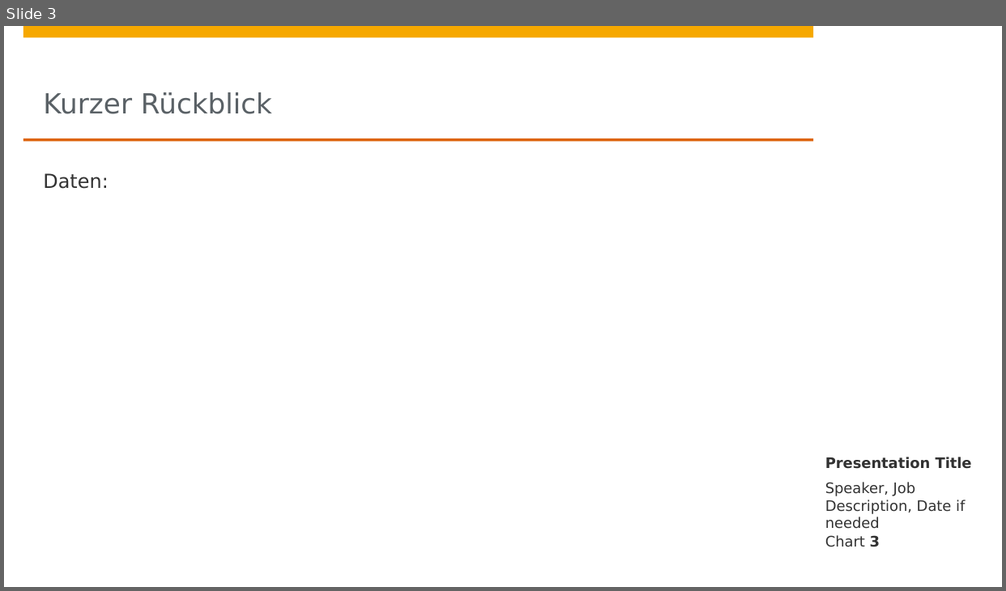
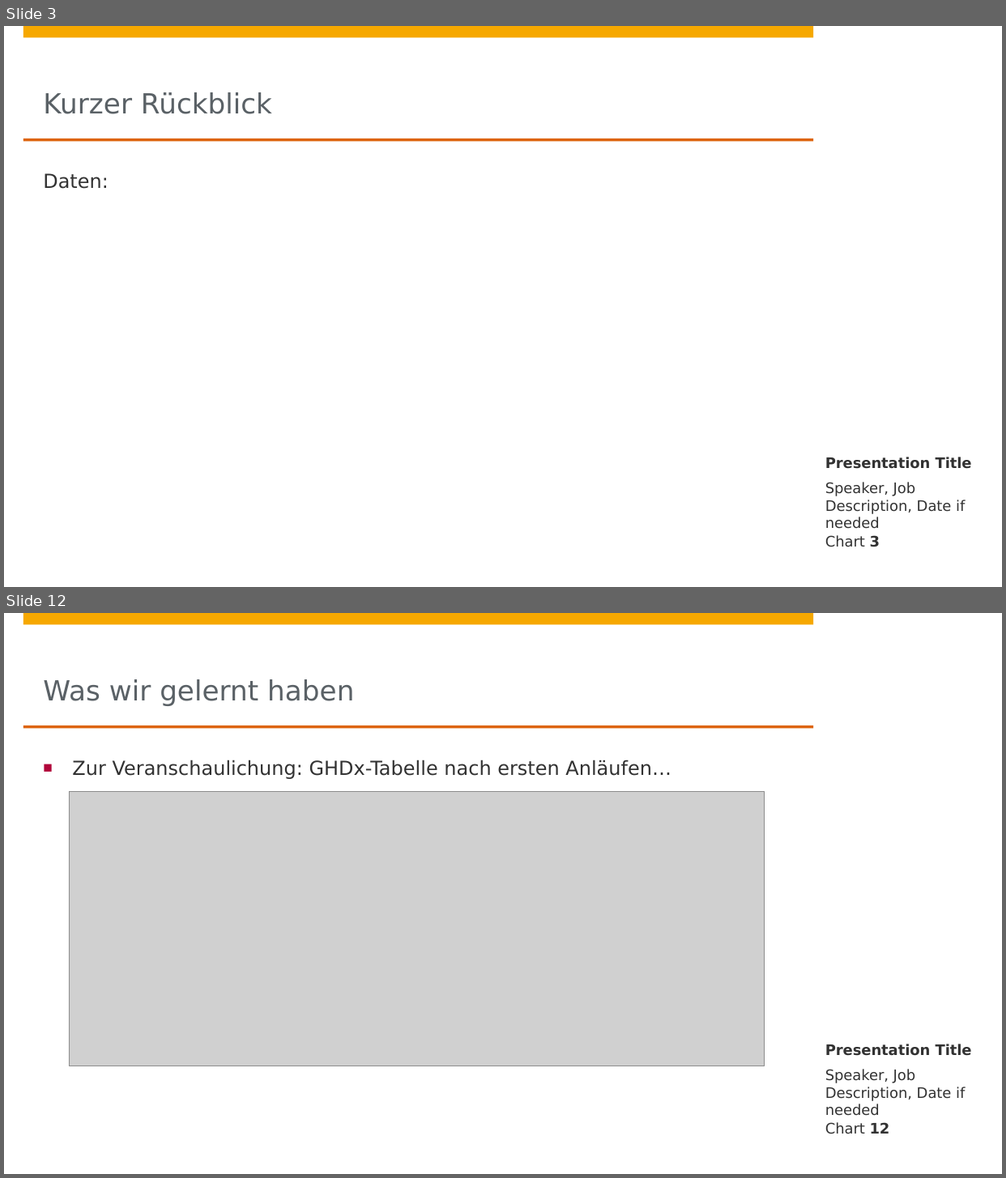
Before and after one commit to johanneshoetter/Health-Data-Integration, a slide deck: presentations/integration.pptx. Shown one above the other, each under a label of ours: slide 3 before the commit, slides 3 and 12 after it; the slides between them are not shown. The pictures are 1006x591 and 1006x1178 pixels, drawn with LibreOffice and Linux fonts; fonts in the diff are those of the drawing; grey boxes stand for pictures; background and template pictures are left out. Boxes give left, top, right and bottom in pixels: in the first picture for what was removed or moved away, otherwise in the second. Text is boxed around its words. In the diff, an @@ line names an element or a change of style, - is before the commit and + after.

```diff
--- a/presentations/integration.pptx
+++ b/presentations/integration.pptx
@@ slide 12 added at (x1=4, y1=613, x2=1002, y2=1174), background #FFFFFF; not listed: 4 template elements that a slide beside it also shows @@
@@ title added at (x1=43, y1=679, x2=354, y2=706), 20 pt, text #5A6166 @@
+Was wir gelernt haben
@@ text added at (x1=72, y1=760, x2=671, y2=779), 14 pt, text #323232 @@
+■ Zur Veranschaulichung: GHDx-Tabelle nach ersten Anläufen…
@@ picture added at (x1=69, y1=792, x2=764, y2=1067) @@
@@ text added at (x1=825, y1=1044, x2=972, y2=1056), 10.5 pt, text #323232, bold @@
+Presentation Title
@@ text added at (x1=825, y1=1069, x2=965, y2=1116), 10.5 pt, text #323232 @@
+Speaker, Job Description, Date if needed
@@ page number added at (x1=825, y1=1122, x2=890, y2=1135), 10.5 pt, text #323232 @@
+Chart 12
```
Also in this commit, not shown: 6 slides changed, 6 other slides added, 4 other files.
